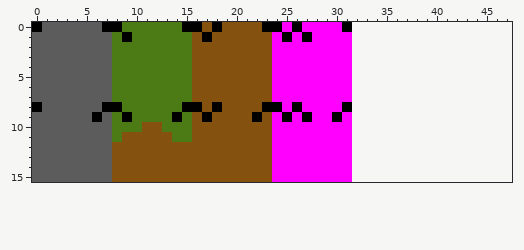
Pixel-art sprite -- examples/testgame/scenes/default/textures/atlas.png. Above, as it was before the edit.
The file is 32x16 pixels. The old version is drawn lined up with the new one, on the new canvas.
After the commit:
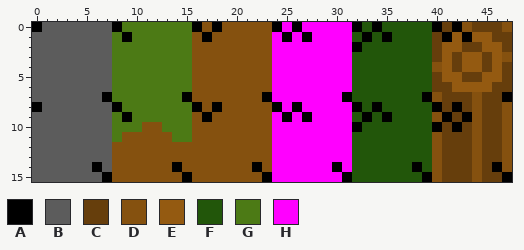
Palette (. is transparent): A #000000  B #5c5c5c  C #663e0c  D #85510f  E #945a11  F #22560a  G #4c7a15  H #ff00ff
The exact change:
canvas 32x16 -> 48x16
Colour A is added in row 0 at x 32, 34, 40 and 42; in row 1 at x 33, 35, 41 and 43; in row 2 at x 32; in row 7 at x 39 and 47; in row 8 at x 32, 34, 40 and 42; in row 9 at x 33, 35, 41 and 43.
Colour A is added in row 10 at x 32, 40 and 42; in row 14 at x 38 and 46; in row 15 at x 39 and 47.
Colour A replaces colour B in row 7 at x 7; in row 14 at x 6; in row 15 at x 7.
Colour A replaces colour D in row 7 at x 23; in row 14 at x 14 and 22; in row 15 at x 15 and 23.
Colour A replaces colour G in row 7 at x 15.
Colour A replaces colour H in row 7 at x 31; in row 14 at x 30; in row 15 at x 31.
Colour B replaces colour A in row 0 at x 7; in row 8 at x 7; in row 9 at x 6.
Colour C is added in row 0 at x 41 and 44 to 46; in row 1 at x 40 and 46 to 47; in row 2 at x 40, 43 to 44 and 47; in row 3 at x 40, 42 and 45; in row 4 at x 42, 45 and 47; in row 5 at x 40, 43 to 44 and 47.
Colour C is added in row 6 at x 40 to 41 and 46 to 47; in row 7 at x 41 to 43 and 45 to 46; in row 8 at x 41, 43 and 45 to 46; in row 9 at x 42 and 45 to 46; in row 10 at x 41, 43 and 45 to 46; in rows 11 to 13 at x 41 to 43 and 45 to 46.
Colour C is added in row 14 at x 41 to 43 and 45; in row 15 at x 41 to 43 and 45 to 46.
Colour D is added in row 0 at x 43 and 47; in row 3 at x 47; in row 4 at x 40; in row 7 at x 40 and 44; in row 8 at x 44 and 47; in row 9 at x 40, 44 and 47.
Colour D is added in row 10 at x 44 and 47; in rows 11 to 14 at x 40, 44 and 47; in row 15 at x 40 and 44.
Colour D replaces colour A in row 0 at x 23; in row 8 at x 23; in row 9 at x 22.
Colour E is added in row 1 at x 42 and 44 to 45; in row 2 at x 41 to 42 and 45 to 46; in rows 3 to 4 at x 41, 43 to 44 and 46; in row 5 at x 41 to 42 and 45 to 46; in row 6 at x 42 to 45.
Colour F is added in row 0 at x 33 and 35 to 39; in row 1 at x 32, 34 and 36 to 39; in row 2 at x 33 to 39; in rows 3 to 6 at x 32 to 39; in row 7 at x 32 to 38; in row 8 at x 33 and 35 to 39.
Colour F is added in row 9 at x 32, 34 and 36 to 39; in row 10 at x 33 to 39; in rows 11 to 13 at x 32 to 39; in row 14 at x 32 to 37 and 39; in row 15 at x 32 to 38.
Colour G replaces colour A in row 0 at x 15; in row 8 at x 15; in row 9 at x 14.
Colour H replaces colour A in row 0 at x 31; in row 8 at x 31; in row 9 at x 30.
